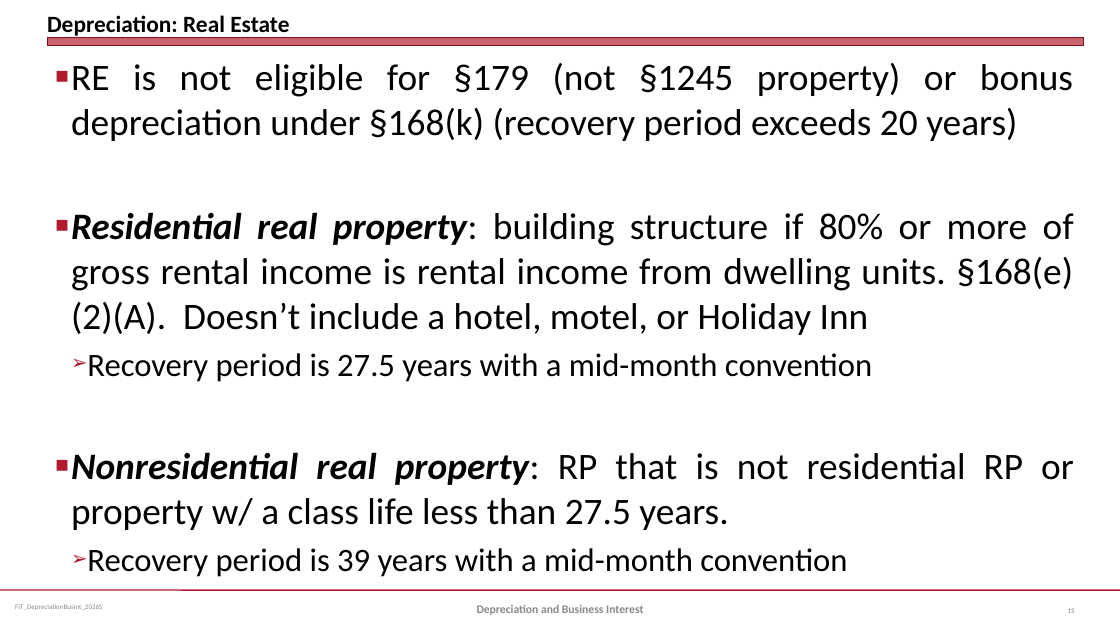
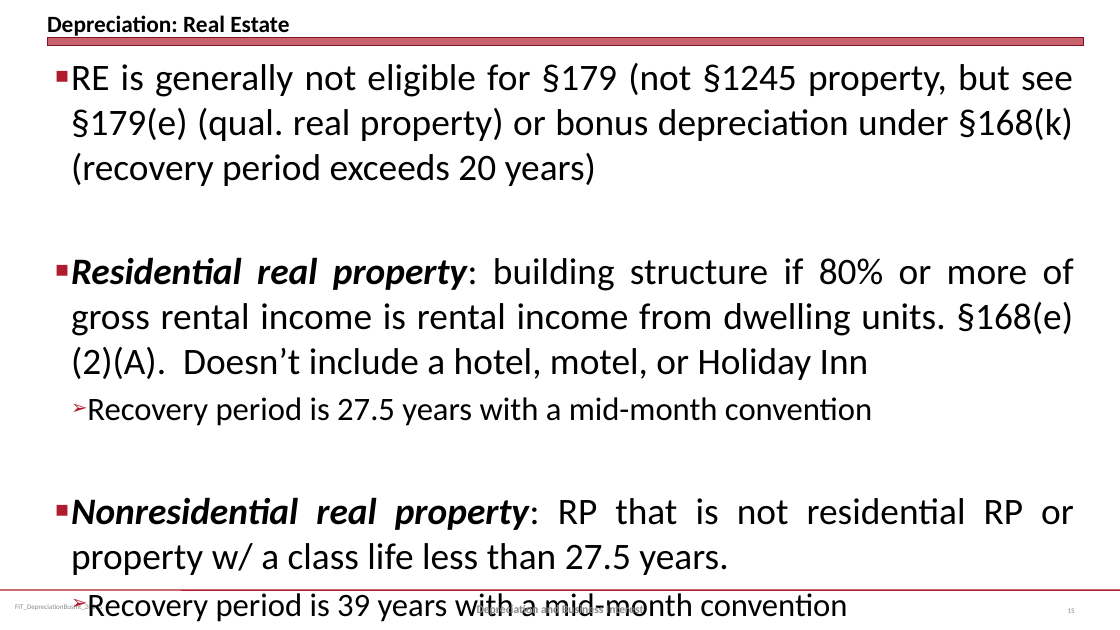
Before and after one commit to jmc877/Fed-Income-Tax, a slide deck: slide 15 of slides/FIT_DepreciationBusInt_2026S.pptx. Drawn at 1120x630 pixels with LibreOffice and Linux fonts; fonts in the diff are those of the drawing. Boxes give left, top, right and bottom in pixels: in the first picture for what was removed or moved away, otherwise in the second. Text is boxed around its words. In the diff, an @@ line names an element or a change of style, - is before the commit and + after.

```diff
--- a/slides/FIT_DepreciationBusInt_2026S.pptx
+++ b/slides/FIT_DepreciationBusInt_2026S.pptx
@@ text at (x1=71, y1=63, x2=1073, y2=186): text changed @@
-■ RE is not eligible for §179 (not §1245 property) or bonus depreciation under §168(k) (recovery period exceeds 20 years)
+■ RE is generally not eligible for §179 (not §1245 property, but see §179(e) (qual. real property) or bonus depreciation under §168(k) (recovery period exceeds 20 years)
```
Also in this commit, not shown: 5 other slides changed, 1 other file.
